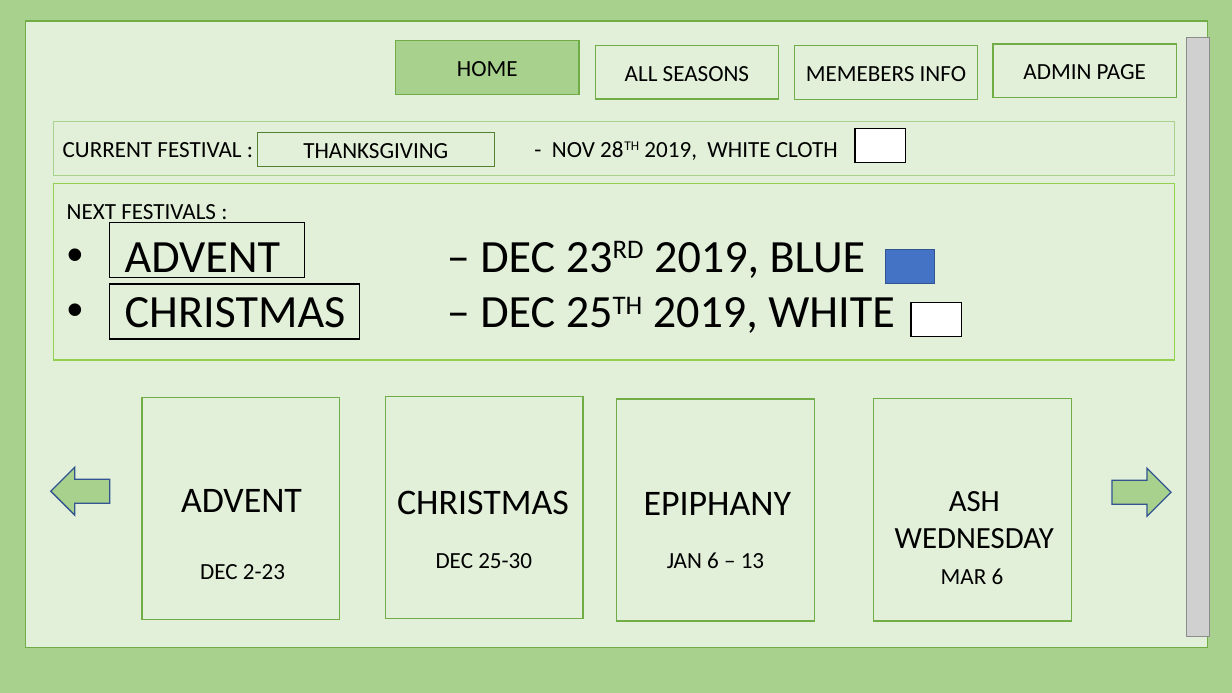
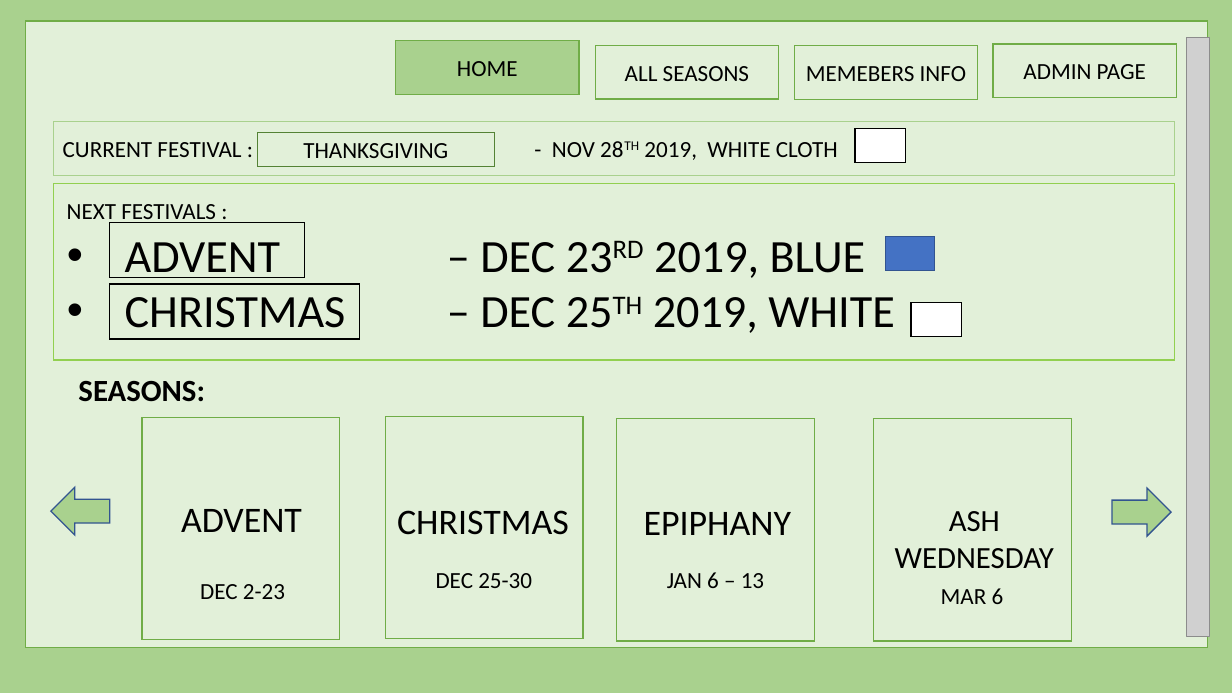
Before and after one commit to harishvavilala/Betterhappo, a slide deck: slide 7 of Powerpoints/BannerManagment.pptx (slide 6 before the commit). Drawn at 1232x693 pixels with LibreOffice and Linux fonts; fonts in the diff are those of the drawing; grey boxes stand for pictures. Boxes give left, top, right and bottom in pixels: in the first picture for what was removed or moved away, otherwise in the second. Text is boxed around its words. In the diff, an @@ line names an element or a change of style, - is before the commit and + after.

```diff
--- a/Powerpoints/BannerManagment.pptx
+++ b/Powerpoints/BannerManagment.pptx
@@ rectangle: place and size @@
-rectangle at (886,250,934,284)
+rectangle at (886,237,934,271)
@@ text added at (78,380,205,402), 24 pt, text #000000, bold @@
+SEASONS:
@@ 8 texts, 4 rectangles, 2 right arrows: place and size @@
-8 texts, 4 rectangles, 2 right arrows at (51,396,1172,621)
+8 texts, 4 rectangles, 2 right arrows at (51,417,1172,640)
```
Also in this commit, not shown: 2 other slides changed, 1 slide added.
